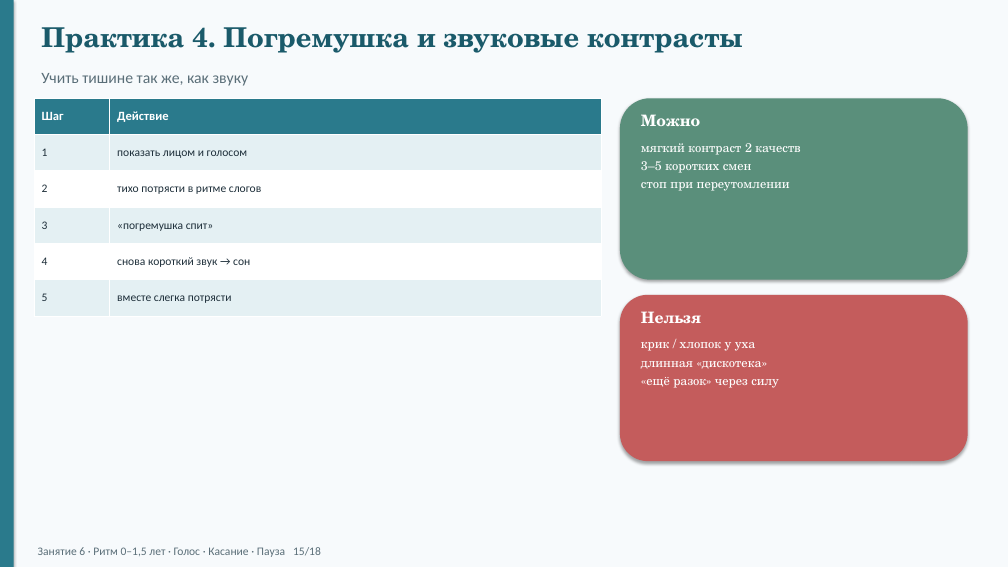
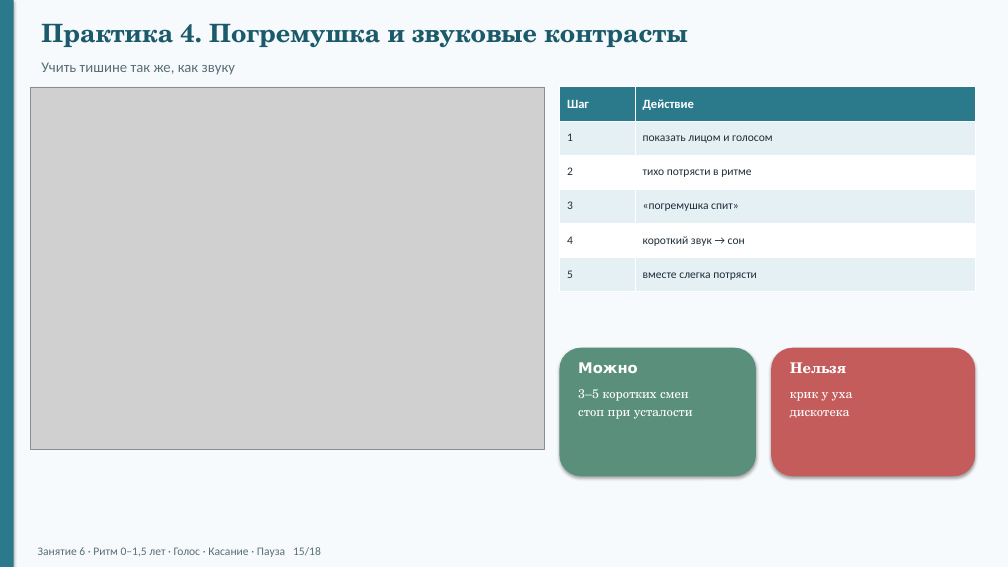
Before and after one commit to Maer-Yakov/vpn-client, a slide deck: slide 15 of docs/konspekty/zanyatie-06-prezentaciya.pptx. Drawn at 1008x567 pixels with LibreOffice and Linux fonts; fonts in the diff are those of the drawing; grey boxes stand for pictures. Boxes give left, top, right and bottom in pixels: in the first picture for what was removed or moved away, otherwise in the second. Text is boxed around its words. In the diff, an @@ line names an element or a change of style, - is before the commit and + after.

```diff
--- a/docs/konspekty/zanyatie-06-prezentaciya.pptx
+++ b/docs/konspekty/zanyatie-06-prezentaciya.pptx
@@ text "Практика 4. Погремушка и звуковые ..." at [41,23,687,47]: size 26 to 24 pt @@
@@ text "Учить тишине так же, как ...": place and size @@
-text "Учить тишине так же, как ..." at [41,73,249,86]
+text "Учить тишине так же, как ..." at [41,62,235,75]
@@ picture added at [30,87,544,450] @@
@@ table at [560,87,975,291] @@
-row 3, column 2: тихо потрясти в ритме слогов
+row 3, column 2: тихо потрясти в ритме
-row 5, column 2: снова короткий звук → сон
+row 5, column 2: короткий звук → сон
@@ table: place and size @@
-table at [34,98,601,316]
+table at [560,87,975,291]
@@ rounded rectangle removed at [620,98,968,280] @@
@@ text at [641,143,800,155]: paragraph removed @@
-мягкий контраст 2 качеств
@@ rounded rectangle added at [560,348,756,476], fill #5A8F7B @@
@@ size 15 to 14 pt in 3 elements at [41,62,235,75], [790,362,846,373], [578,362,638,373] @@
@@ text "Можно": place and size @@
-text "Можно" at [641,114,700,126]
+text "Можно" at [578,362,638,373]
@@ rounded rectangle: place and size @@
-rounded rectangle at [620,295,968,461]
+rounded rectangle at [771,348,975,476]
@@ text "Нельзя": place and size @@
-text "Нельзя" at [641,311,701,323]
+text "Нельзя" at [790,362,846,373]
@@ text "3–5 коротких смен": place and size @@
-text "3–5 коротких смен" at [641,143,800,191]
+text "3–5 коротких смен" at [578,389,693,419]
@@ text at [578,410,693,419]: text changed @@
-стоп при переутомлении
+стоп при усталости
@@ text at [790,392,853,418]: text changed @@
-крик / хлопок у уха
-длинная «дискотека»
-«ещё разок» через силу
+крик у уха
+дискотека
```
Also in this commit, not shown: 17 other slides changed, 21 other files.
